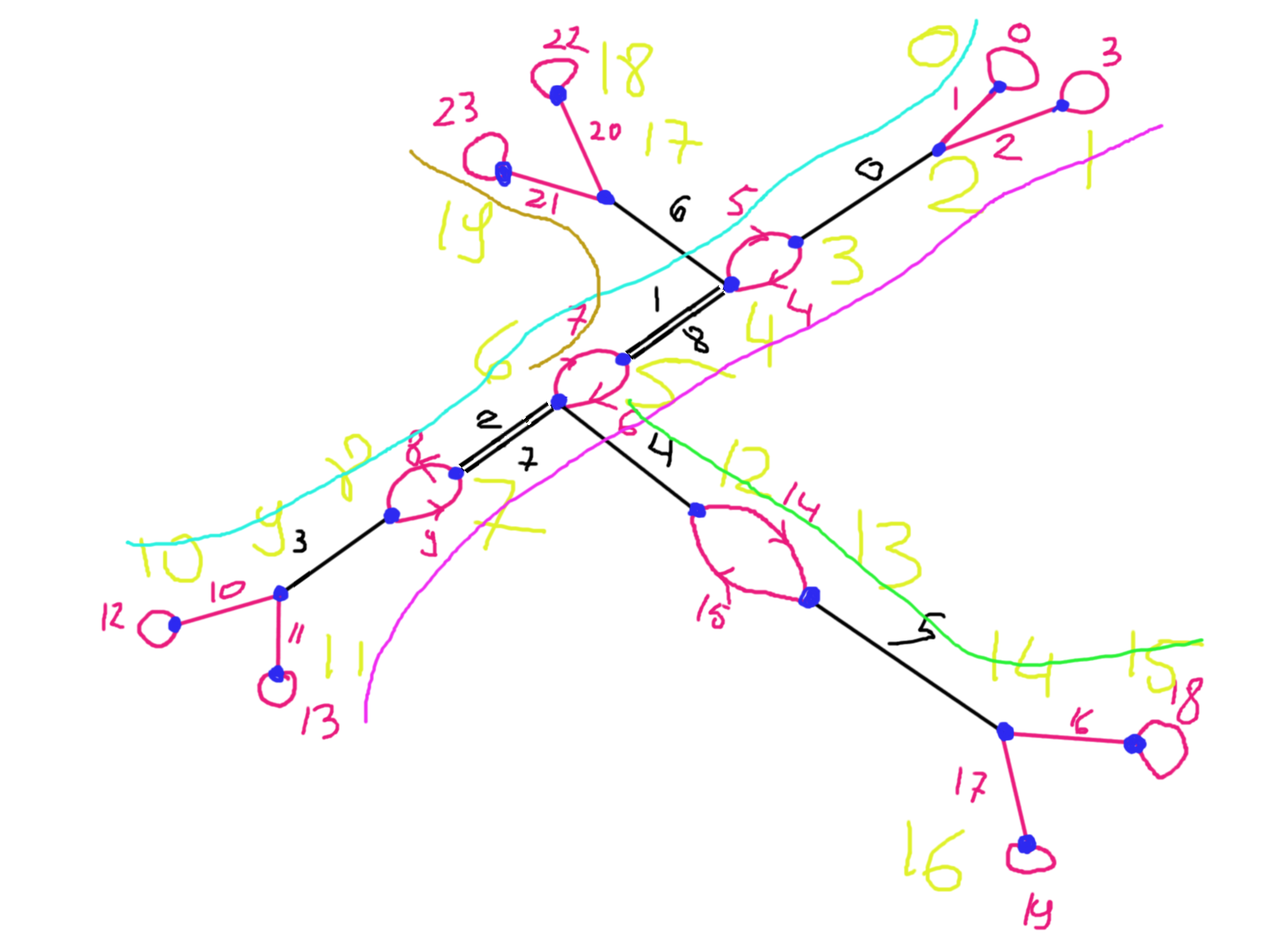
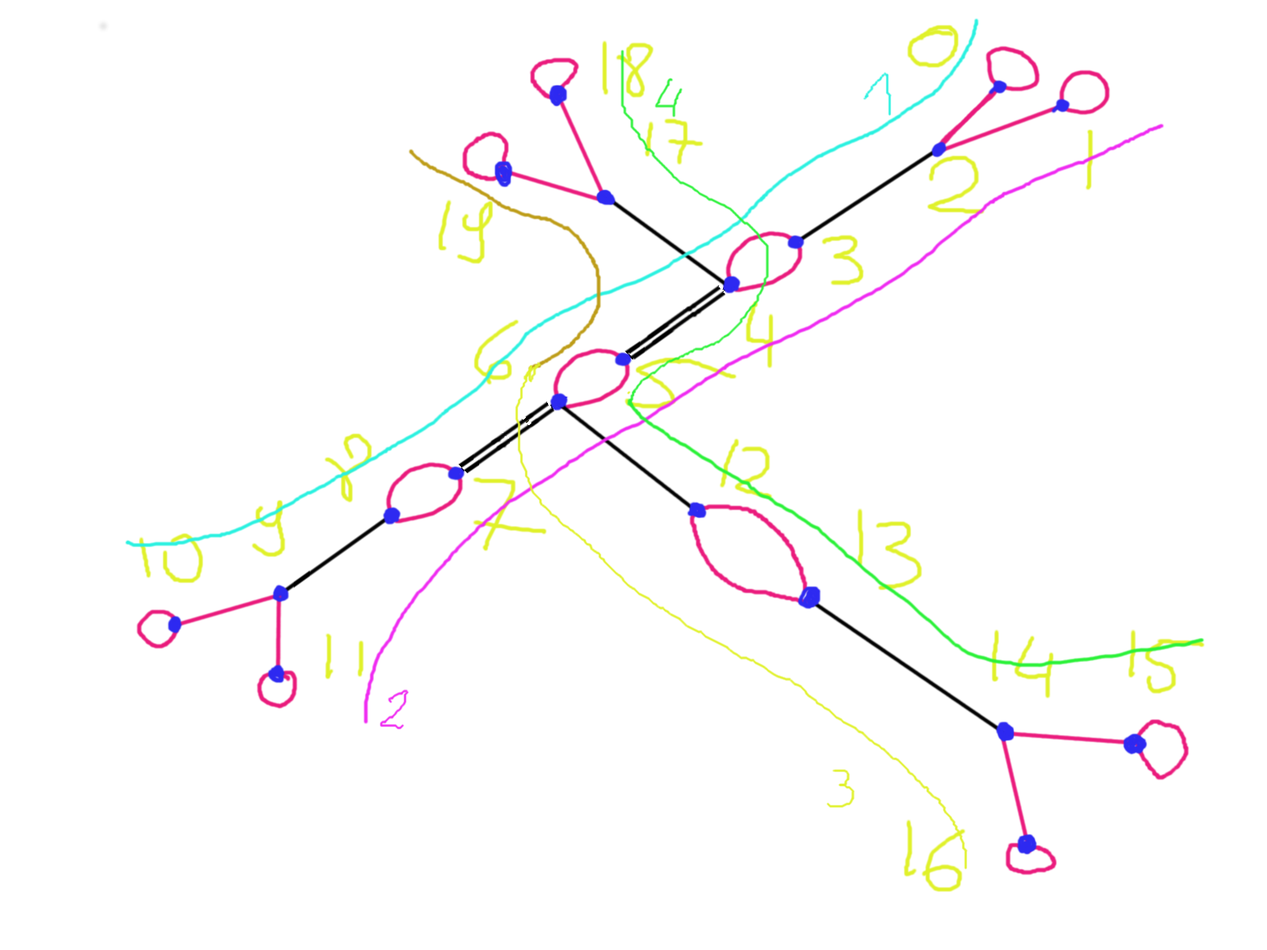
Layers edited between the first and the second w=1267, h=950 image:
painted on "TrainA" over [left=379, top=49, right=969, bottom=871]
hid "DriveTrackId" over [left=291, top=155, right=947, bottom=647]
painted on "SteeringId copy" over [left=97, top=20, right=631, bottom=407]
hid "StopTrackId" over [left=100, top=21, right=1205, bottom=932]
